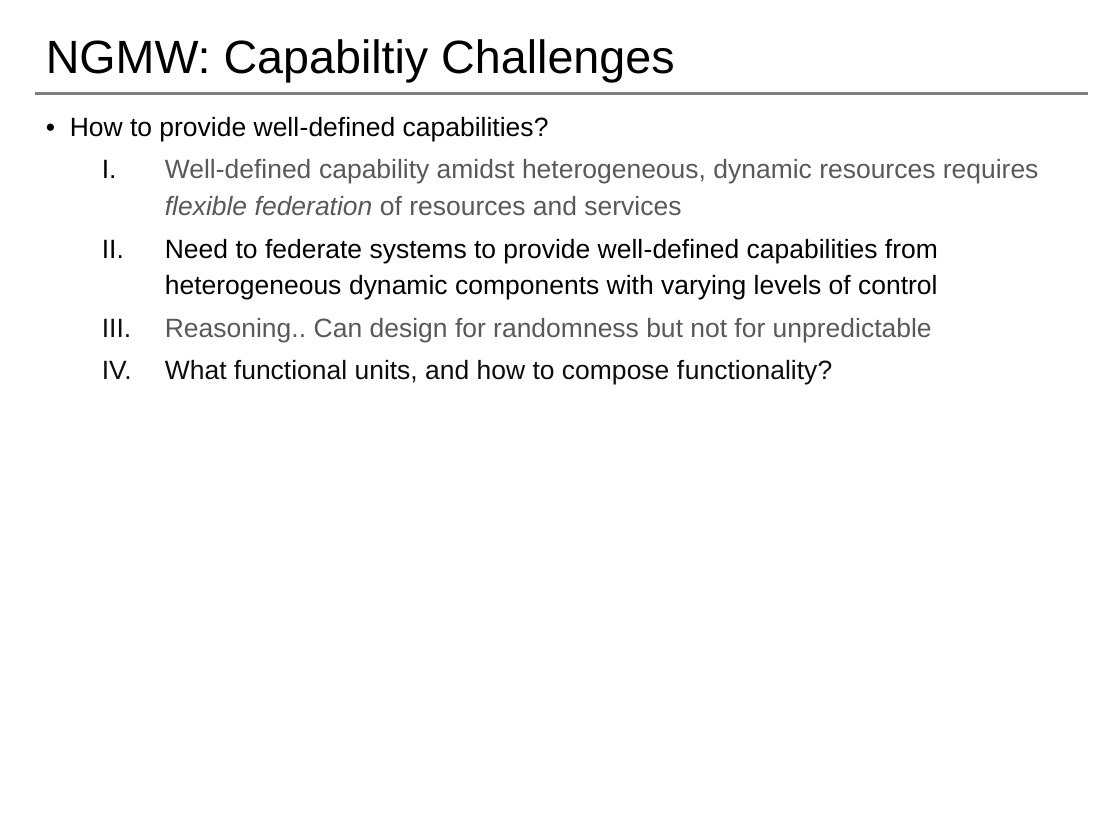
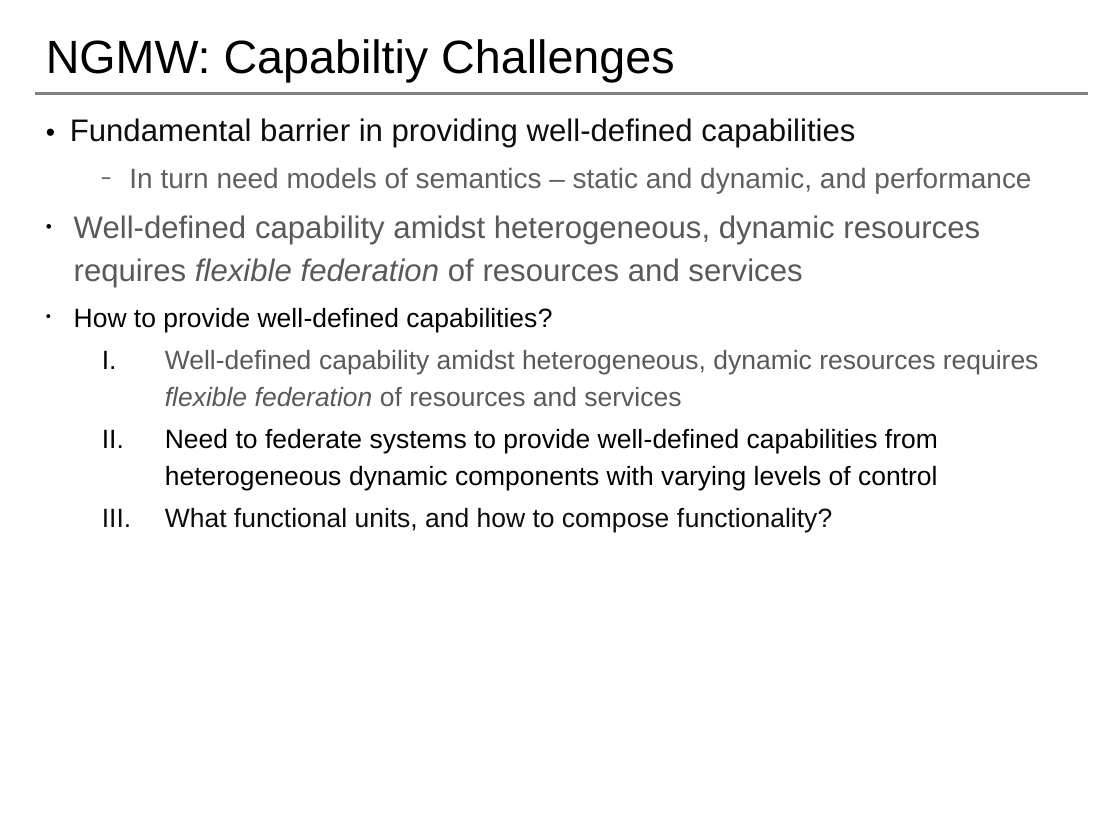
Before and after one commit to saga-project/NGMW, a slide deck: slide 9 of presentations/radical-modsim.pptx. Drawn at 1120x840 pixels with LibreOffice and Linux fonts; fonts in the diff are those of the drawing; background and template pictures are left out. Boxes give left, top, right and bottom in pixels: in the first picture for what was removed or moved away, otherwise in the second. Text is boxed around its words. In the diff, an @@ line names an element or a change of style, - is before the commit and + after.

```diff
--- a/presentations/radical-modsim.pptx
+++ b/presentations/radical-modsim.pptx
@@ text at (70, 118, 1031, 332): text changed; size 17 to 20 pt; text colour #000000 to #595959 @@
-• How to provide well-defined capabilities?
+• Fundamental barrier in providing well-defined capabilities
+  – In turn need models of semantics – static and dynamic, and performance
+• Well-defined capability amidst heterogeneous, dynamic resources requires flexible federation of resources and services
+• How to provide well-defined capabilities?
@@ text at (165, 318, 932, 342): paragraph removed @@
-III. Reasoning.. Can design for randomness but not for unpredictable
```
Also in this commit, not shown: 15 other slides changed, 1 slide added, 7 slides removed.
